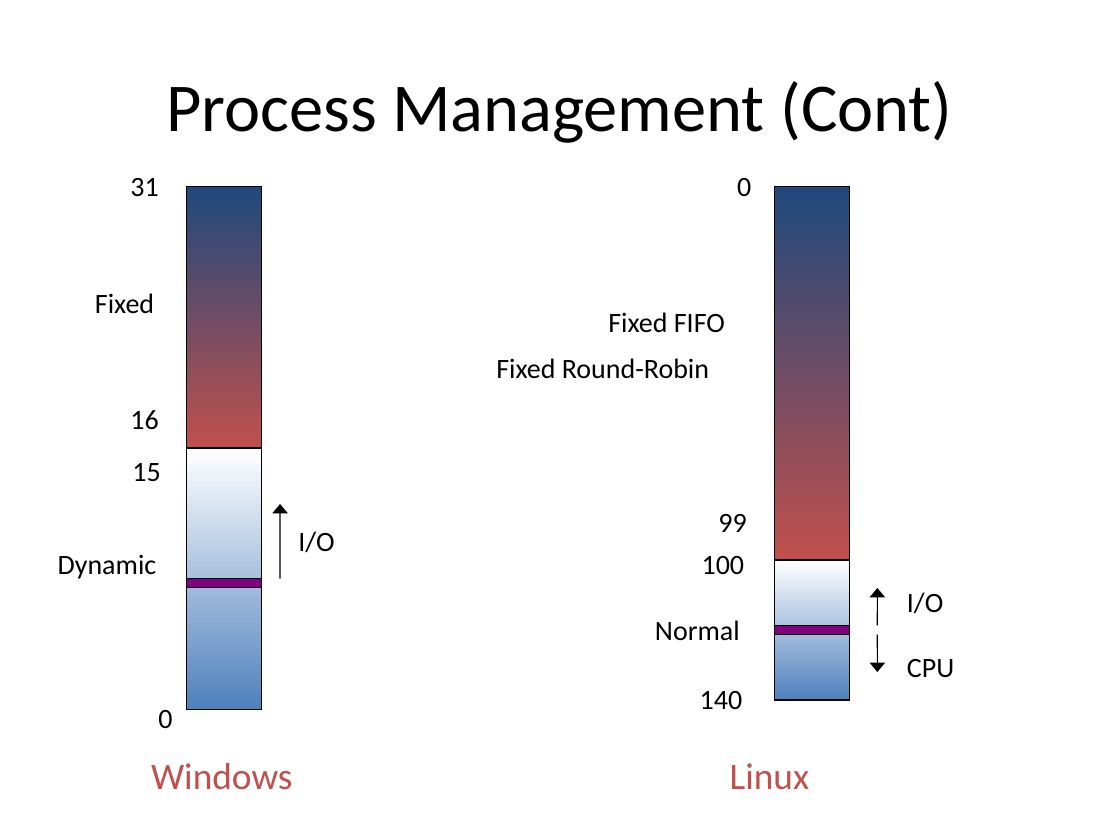
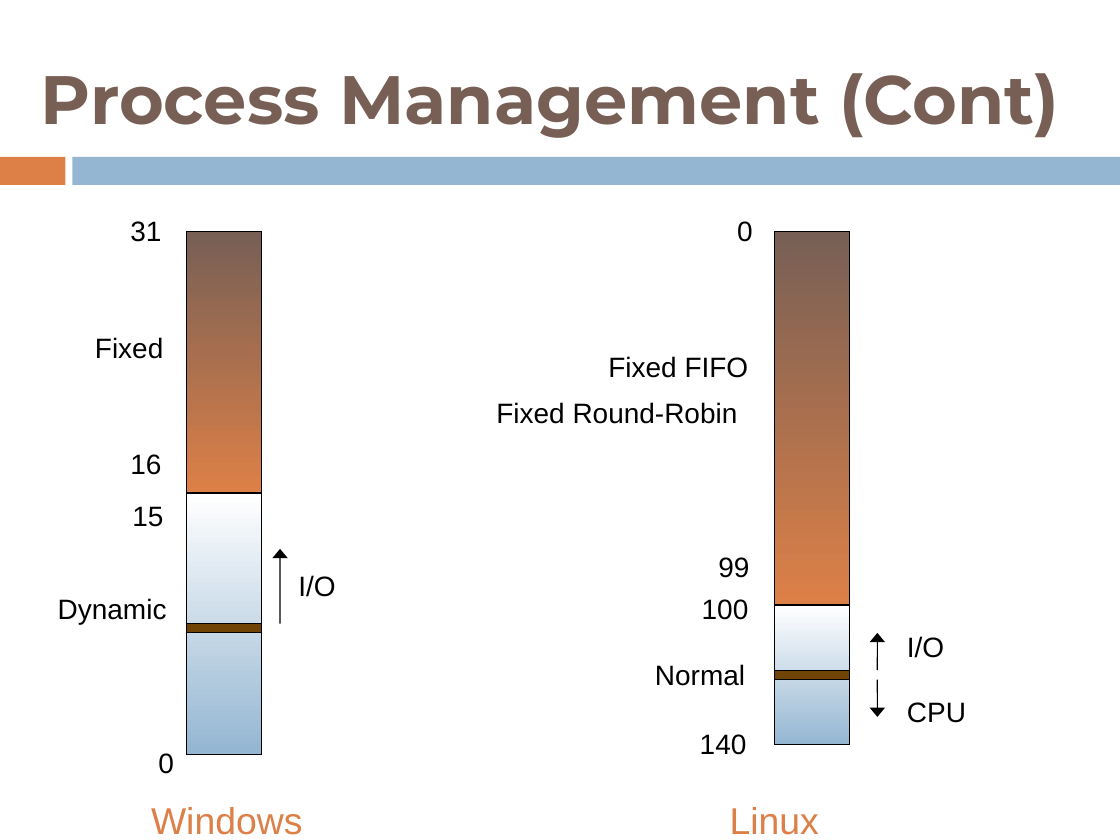
Before and after one commit to shyamrajendran/OS_MPS, a slide deck: slide 16 of 4th_credit/survey.pptx (slide 14 before the commit). Drawn at 1120x840 pixels with LibreOffice and Linux fonts; fonts in the diff are those of the drawing. Boxes give left, top, right and bottom in pixels: in the first picture for what was removed or moved away, otherwise in the second. Text is boxed around its words. In the diff, an @@ line names an element or a change of style, - is before the commit and + after.

```diff
--- a/4th_credit/survey.pptx
+++ b/4th_credit/survey.pptx
@@ title "Process Management (Cont)": place and size @@
-title "Process Management (Cont)" at (166,81,952,143)
+title "Process Management (Cont)" at (41,73,1059,138)
@@ title "Process Management (Cont)" at (41,73,1059,138): font Calibri to Montserrat, text colour #000000 to #775F55, bold on; alignment centre to left @@
@@ rectangle added at (0,157,65,185), fill #DD8047 @@
@@ rectangle added at (73,157,1120,185), fill #94B6D2 @@
@@ rectangle at (187,232,262,493): fill gradient #1F497D to #C0504D to gradient #775F55 to #DD8047 @@
@@ 18 texts, 6 rectangles, 3 arrows: place and size @@
-18 texts, 6 rectangles, 3 arrows at (58,178,954,790)
+18 texts, 6 rectangles, 3 arrows at (58,221,966,835)
@@ rectangle at (775,232,850,605): fill gradient #1F497D to #C0504D to gradient #775F55 to #DD8047 @@
@@ rectangle at (187,493,262,754): fill gradient #FFFFFF to #4F81BD to gradient #FFFFFF to #94B6D2 @@
@@ rectangle at (187,624,262,633): fill #800080 to #704404 @@
@@ rectangle at (775,605,850,745): fill gradient #FFFFFF to #4F81BD to gradient #FFFFFF to #94B6D2 @@
@@ font Calibri to Arial in 16 elements at (130,221,161,242), (132,506,163,527), (130,454,161,475), (158,753,174,774), (95,337,163,359), (58,598,167,624), (298,575,335,597), (700,734,747,755), (702,599,749,620), (718,557,749,578), (737,221,753,242), (608,356,749,378), (496,402,738,424), (655,664,745,686), (907,702,966,723), (907,636,944,658) @@
@@ rectangle at (775,670,850,679): fill #800080 to #704404 @@
@@ text "Windows" at (151,807,302,835): font Calibri to Arial, text colour #C0504D to #DD8047 @@
@@ text "Linux" at (730,807,819,835): font Calibri to Arial, text colour #C0504D to #DD8047 @@
```
Also in this commit, not shown: 16 other slides changed, 3 slides added, 1 slide removed.
